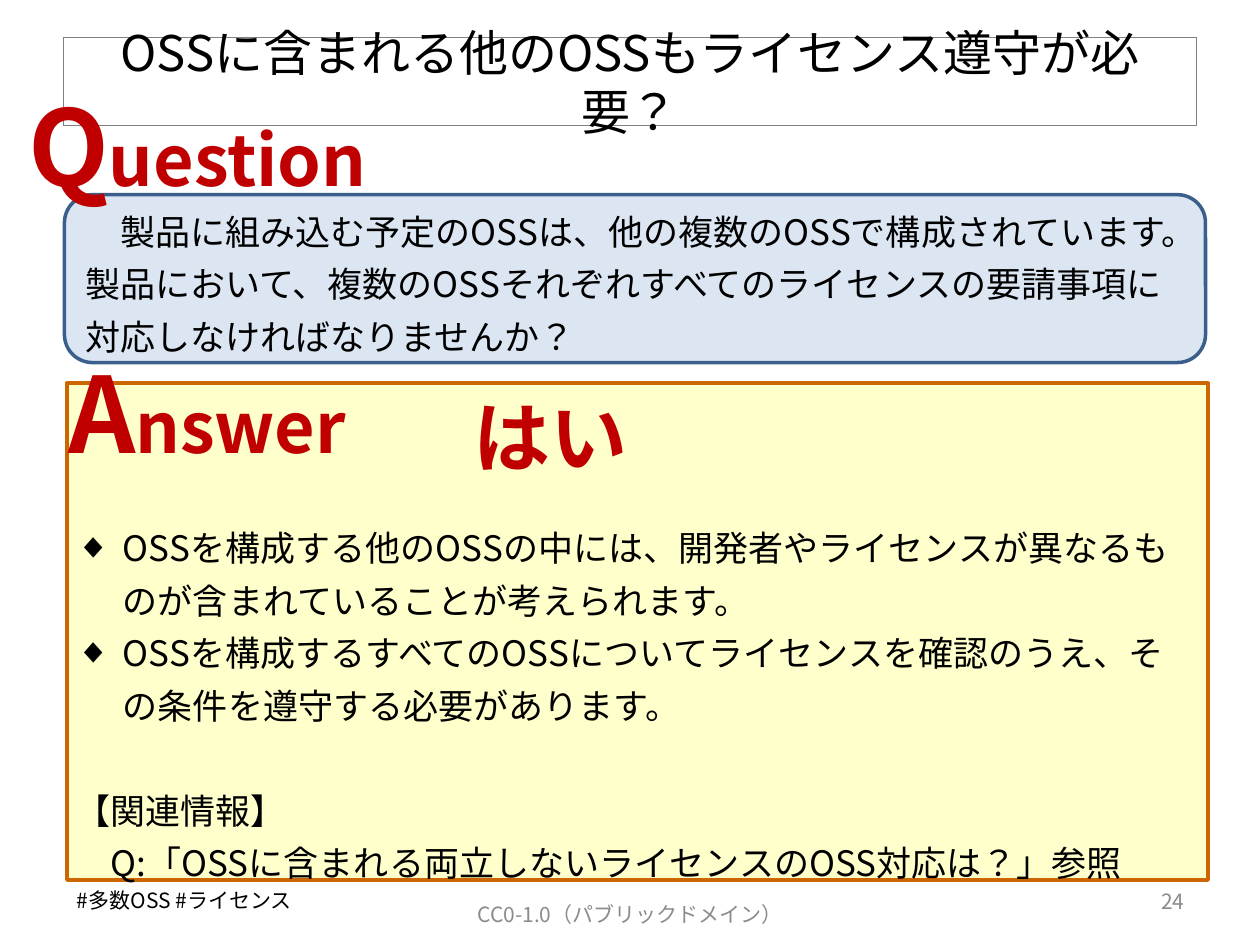
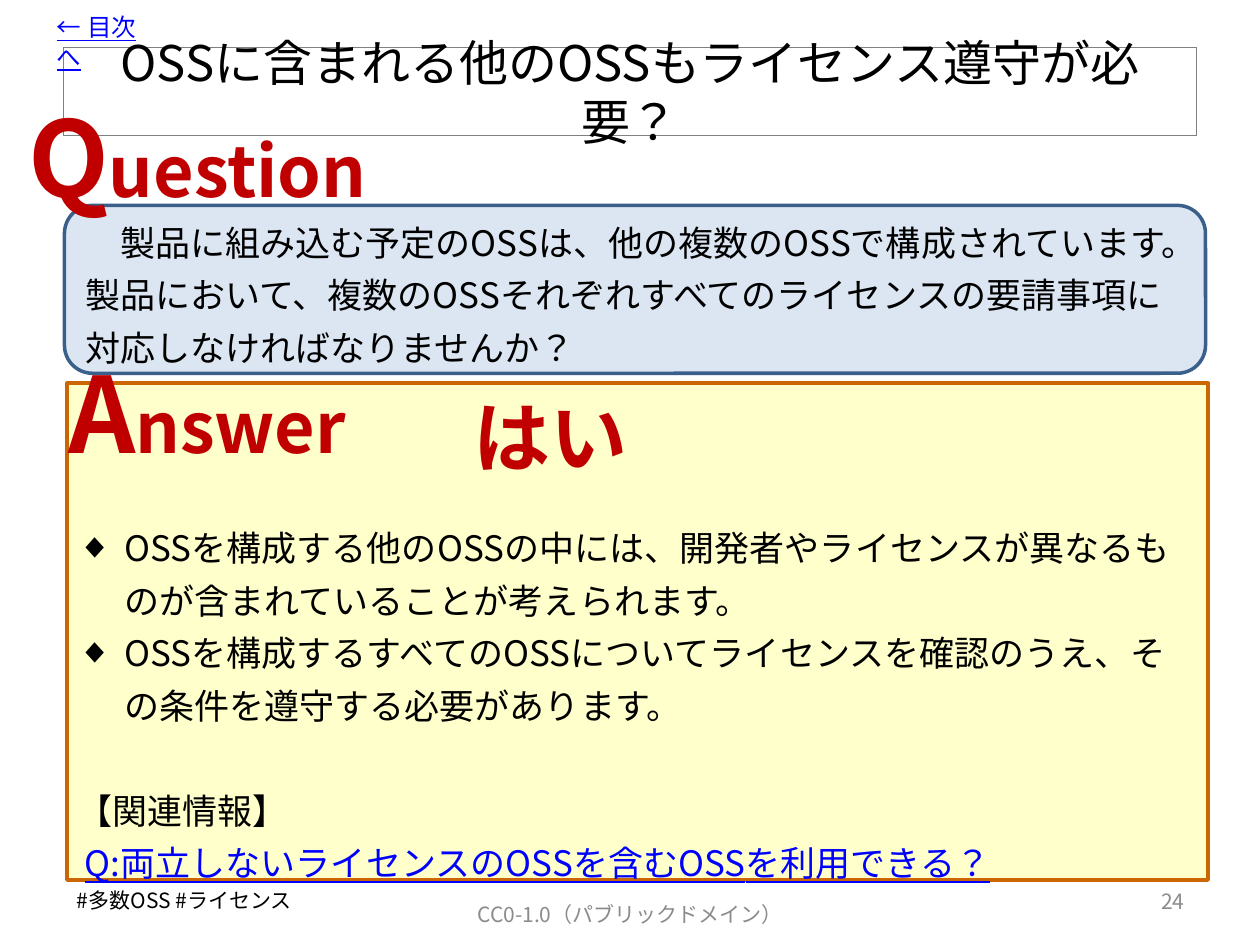
Before and after one commit to OpenChain-Project/OpenChain-JWG, a slide deck: slide 25 of Education_Material/FAQ/OSSライセンス関連でよくある誤解_CC0.pptx. Drawn at 1260x945 pixels with LibreOffice and Linux fonts; fonts in the diff are those of the drawing. Boxes give left, top, right and bottom in pixels: in the first picture for what was removed or moved away, otherwise in the second. Text is boxed around its words. In the diff, an @@ line names an element or a change of style, - is before the commit and + after.

Commit message:
V7.1に更新します。
目次から各スライドへリンクを付けました。

```diff
--- a/Education_Material/FAQ/OSSライセンス関連でよくある誤解_CC0.pptx
+++ b/Education_Material/FAQ/OSSライセンス関連でよくある誤解_CC0.pptx
@@ text added at box(57, 15, 136, 72), 14 pt, text #0000FF, underline @@
+← 目次へ
@@ 1 title, 1 rounded rectangle, 1 text: place and size @@
-1 title, 1 rounded rectangle, 1 text at box(15, 38, 1206, 363)
+1 title, 1 rounded rectangle, 1 text at box(15, 47, 1206, 373)
@@ text at box(85, 846, 990, 886): text changed; text colour #000000 to #0000FF @@
-Q:「OSSに含まれる両立しないライセンスのOSS対応は？」参照
+Q:両立しないライセンスのOSSを含むOSSを利用できる？
```
Also in this commit, not shown: 57 other slides changed.
